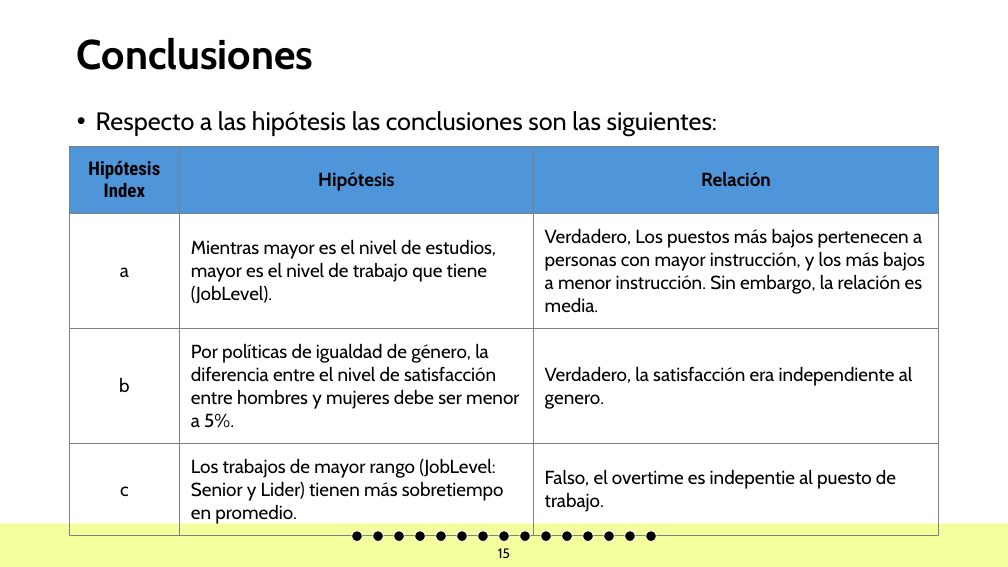
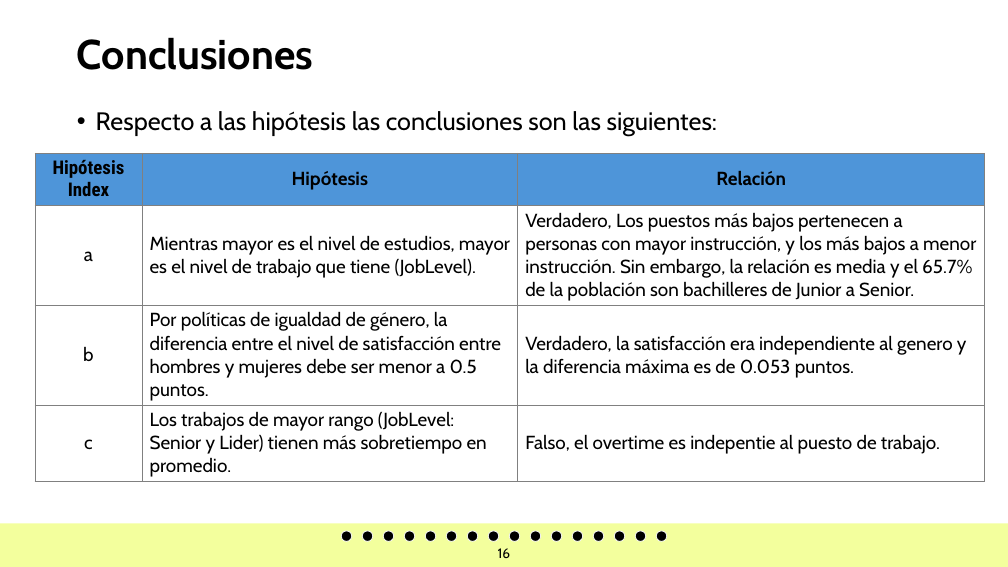
Before and after one commit to JoseChirif/Estudios-y-empleabilidad-Encuesta-kaggle, a slide deck: slide 16 of Estudios y empleabilidad.pptx (slide 15 before the commit). Drawn at 1008x567 pixels with LibreOffice and Linux fonts; fonts in the diff are those of the drawing; background and template pictures are left out. Boxes give left, top, right and bottom in pixels: in the first picture for what was removed or moved away, otherwise in the second. Text is boxed around its words. In the diff, an @@ line names an element or a change of style, - is before the commit and + after.

```diff
--- a/Estudios y empleabilidad.pptx
+++ b/Estudios y empleabilidad.pptx
@@ table at bbox=[35, 154, 985, 501] @@
-row 2, column 3: Verdadero, Los puestos más bajos pertenecen a personas con mayor instrucción, y los más bajos a menor instrucción. Sin embargo, la relación es media.
+row 2, column 3: Verdadero, Los puestos más bajos pertenecen a personas con mayor instrucción, y los más bajos a menor instrucción. Sin embargo, la relación es media y el 65.7% de la población son bachilleres de Junior a Senior.
-row 3, column 2: Por políticas de igualdad de género, la diferencia entre el nivel de satisfacción entre hombres y mujeres debe ser menor a 5%.
+row 3, column 2: Por políticas de igualdad de género, la diferencia entre el nivel de satisfacción entre hombres y mujeres debe ser menor a 0.5 puntos.
-row 3, column 3: Verdadero, la satisfacción era independiente al genero.
+row 3, column 3: Verdadero, la satisfacción era independiente al genero y la diferencia máxima es de 0.053 puntos.
@@ table: place and size @@
-table at bbox=[70, 147, 939, 532]
+table at bbox=[35, 154, 985, 501]
@@ 5 ellipses: place and size @@
-5 ellipses at bbox=[352, 531, 446, 541]
+5 ellipses at bbox=[341, 531, 436, 541]
@@ ellipse added at bbox=[446, 531, 457, 541], fill #000000, outline #FFFFFF 0.71 pt @@
@@ 10 ellipses: place and size @@
-10 ellipses at bbox=[457, 531, 656, 541]
+10 ellipses at bbox=[467, 531, 667, 541]
@@ page number at bbox=[498, 548, 511, 558]: text changed @@
-15
+16
```
Also in this commit, not shown: 15 other slides changed, 1 slide added, 1 other file.
